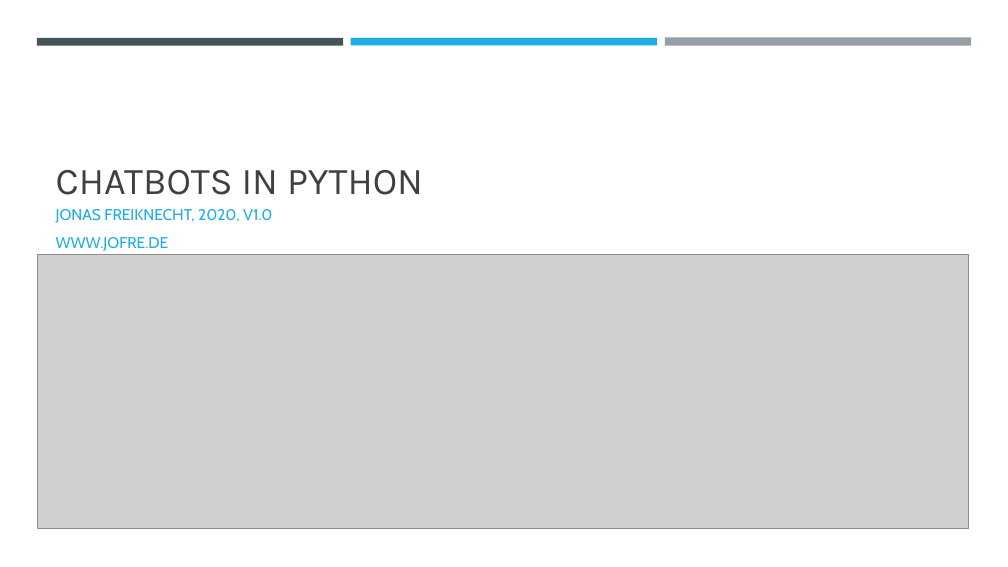
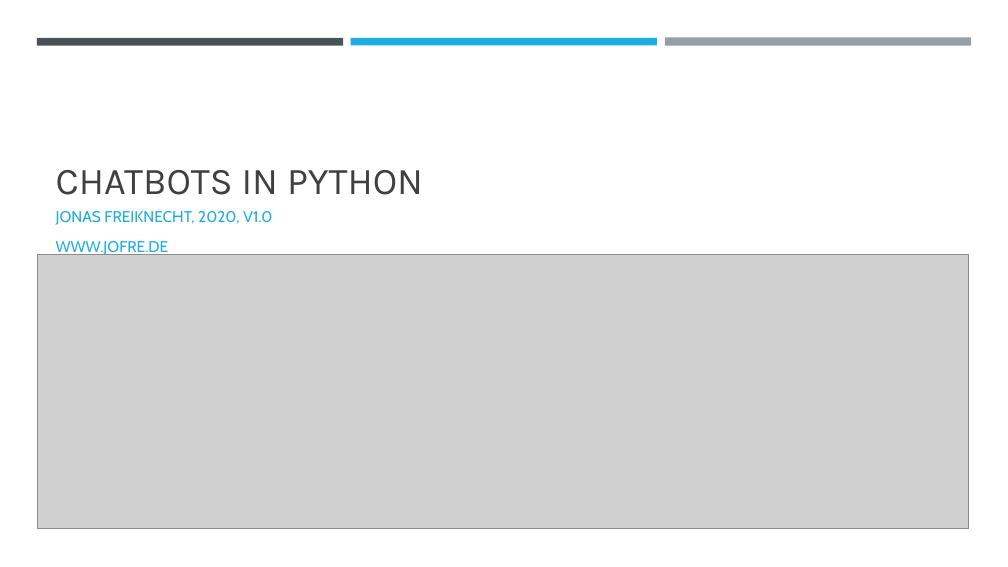
Before and after one commit to padmalcom/AISpeechAssistant, a slide deck: slide 1 of slides/07_chatbots.pptx. Drawn at 1008x567 pixels with LibreOffice and Linux fonts; fonts in the diff are those of the drawing; grey boxes stand for pictures. Boxes give left, top, right and bottom in pixels: in the first picture for what was removed or moved away, otherwise in the second. Text is boxed around its words. In the diff, an @@ line names an element or a change of style, - is before the commit and + after.

```diff
--- a/slides/07_chatbots.pptx
+++ b/slides/07_chatbots.pptx
@@ subtitle "JONAS FREIKNECHT, 2020, V1.0" at [56, 211, 272, 257]: line spacing 1 to 1.1 @@
```
Also in this commit, not shown: 4 other slides changed, 1 slide added, 2 other files.
